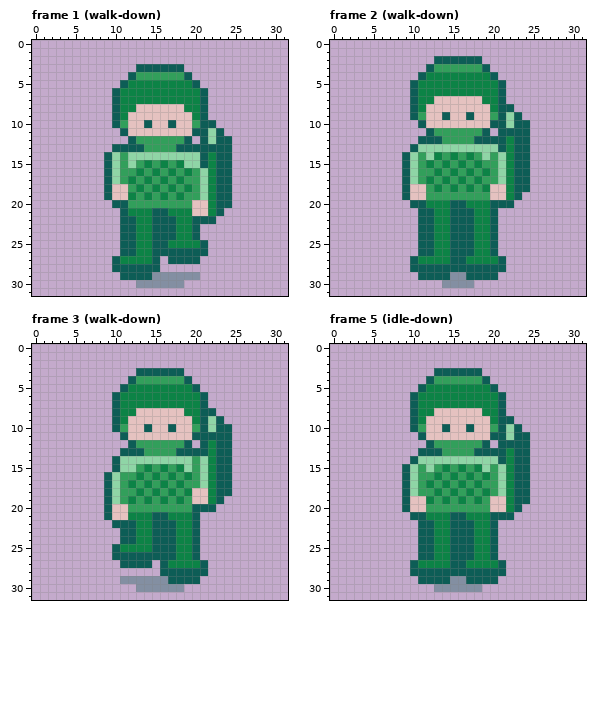
Edited in one commit: pixel-art file (assets/aseprite/actor_hero_spear_mail.aseprite). The first picture shows the starting point.
32x32 pixels, 52 frames. Shown: frame 1 (walk-down), frame 2 (walk-down), frame 3 (walk-down), frame 5 (idle-down). The commit also changed other frames, which this record leaves out.
And afterwards:
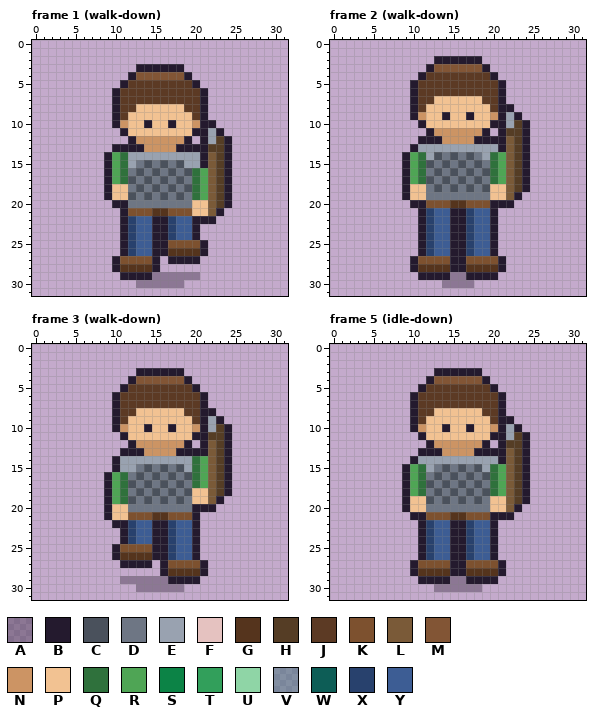
Palette (. is transparent): A #241a2e5a  B #241a2e  C #4a515c  D #6e7684  E #99a2b0  F #e5c2c0  G #55341d  H #553d25  J #5c3a24  K #7d512f  L #7a5a38  M #825535  N #cc9464  P #f2c292  Q #2f713c  R #4fa555  S #0c8346  T #329f5b  U #8fd5a6  V #0d5d565a  W #0d5d56  X #28416d  Y #3d5d94
Change:
Changed rows in their new state; - is an unchanged pixel.
Frame 1 (walk-down), layers "actor", "shadow":
first column x 9:
 3 ----BBBBBB------
 4 ---BMMMMMMB-----
 5 --BJJJJJJJJB----
 6 -BJJJJJJJJJJB---
 7 -BJJJJJJJJJJB---
 8 -BJJPPPPPPJJB---
 9 -BJPPPPPPPPJB---
10 -BNPPBPPBPPNBB--
11 --BPPPPPPPPBBEB-
12 ---BNNNNNNB-BEHB
13 -BBBBNNNNBBBBHHB
14 BRQEEEEEEEEEBLHB
15 BRQEDCDCDCEEBLHB
16 BRQDCDCDCDCQRLHB
17 BRQCDCDCDCDQRLHB
18 BPPDCDCDCDCQRLHB
19 BPPCDCDCDCDQRLHB
20 -BBDDDDDDDDPPLHB
21 --BKKKGGKKKPPLB-
22 --BXYYBBXYYBBB--
23 --BXYYBBXYYB----
24 --BXYYBBXYYB----
25 --BXYYBBKKKKB---
26 --BXYYBBGGGGB---
27 -BKKKKB-BBBB----
28 -BGGGGB---------
29 --BBBBAAAAAA----
30 ----AAAAAA------
Frame 2 (walk-down), layers "actor", "shadow":
first column x 9:
 2 ----BBBBBB------
 3 ---BMMMMMMB-----
 4 --BJJJJJJJJB----
 5 -BJJJJJJJJJJB---
 6 -BJJJJJJJJJJB---
 7 -BJJPPPPPPJJB---
 8 -BJPPPPPPPPJBB--
 9 -BNPPBPPBPPNBEB-
10 --BPPPPPPPPBBEHB
11 ---BNNNNNNB-BHHB
12 --BBBNNNNBBBBLHB
13 -BEEEEEEEEEEBLHB
14 BRQECDCDCDEQRLHB
15 BRQCDCDCDCDQRLHB
16 BRQDCDCDCDCQRLHB
17 BRQCDCDCDCDQRLHB
18 BPPDCDCDCDCPPLHB
19 BPPDDDDDDDDPPLB-
20 -BBKKKGGKKKBBB--
21 --BXYYBBXYYB----
22 --BXYYBBXYYB----
23 --BXYYBBXYYB----
24 --BXYYBBXYYB----
25 --BXYYBBXYYB----
26 --BXYYBBXYYB----
27 -BKKKKBBKKKKB---
28 -BGGGGBBGGGGB---
29 --BBBBAABBBB----
30 -----AAAA-------
Frame 3 (walk-down), layers "actor", "shadow":
first column x 9:
 3 ----BBBBBB------
 4 ---BMMMMMMB-----
 5 --BJJJJJJJJB----
 6 -BJJJJJJJJJJB---
 7 -BJJJJJJJJJJB---
 8 -BJJPPPPPPJJBB--
 9 -BJPPPPPPPPJBEB-
10 -BNPPBPPBPPNBEHB
11 --BPPPPPPPPBBHHB
12 ---BNNNNNNB-BLHB
13 --BBBNNNNBBBBLHB
14 -BEEEEEEEEEQRLHB
15 -BEEDCDCDCEQRLHB
16 BRQDCDCDCDCQRLHB
17 BRQCDCDCDCDQRLHB
18 BRQDCDCDCDCPPLHB
19 BRQCDCDCDCDPPLB-
20 BPPDDDDDDDDBBB--
21 BPPKKKGGKKKB----
22 -BBXYYBBXYYB----
23 --BXYYBBXYYB----
24 --BXYYBBXYYB----
25 -BKKKKBBXYYB----
26 -BGGGGBBXYYB----
27 --BBBB-BKKKKB---
28 -------BGGGGB---
29 --AAAAAABBBB----
30 ----AAAAAA------
Frame 5 (idle-down), layers "actor", "shadow":
first column x 9:
 3 ----BBBBBB------
 4 ---BMMMMMMB-----
 5 --BJJJJJJJJB----
 6 -BJJJJJJJJJJB---
 7 -BJJJJJJJJJJB---
 8 -BJJPPPPPPJJB---
 9 -BJPPPPPPPPJBB--
10 -BNPPBPPBPPNBEB-
11 --BPPPPPPPPBBEHB
12 ---BNNNNNNB-BHHB
13 --BBBNNNNBBBBLHB
14 -BEEEEEEEEEEBLHB
15 BRQEDCDCDCEQRLHB
16 BRQDCDCDCDCQRLHB
17 BRQCDCDCDCDQRLHB
18 BRQDCDCDCDCQRLHB
19 BPPCDCDCDCDPPLHB
20 BPPDDDDDDDDPPLB-
21 -BBKKKGGKKKBBB--
22 --BXYYBBXYYB----
23 --BXYYBBXYYB----
24 --BXYYBBXYYB----
25 --BXYYBBXYYB----
26 --BXYYBBXYYB----
27 -BKKKKBBKKKKB---
28 -BGGGGBBGGGGB---
29 --BBBBAABBBB----
30 ----AAAAAA------
